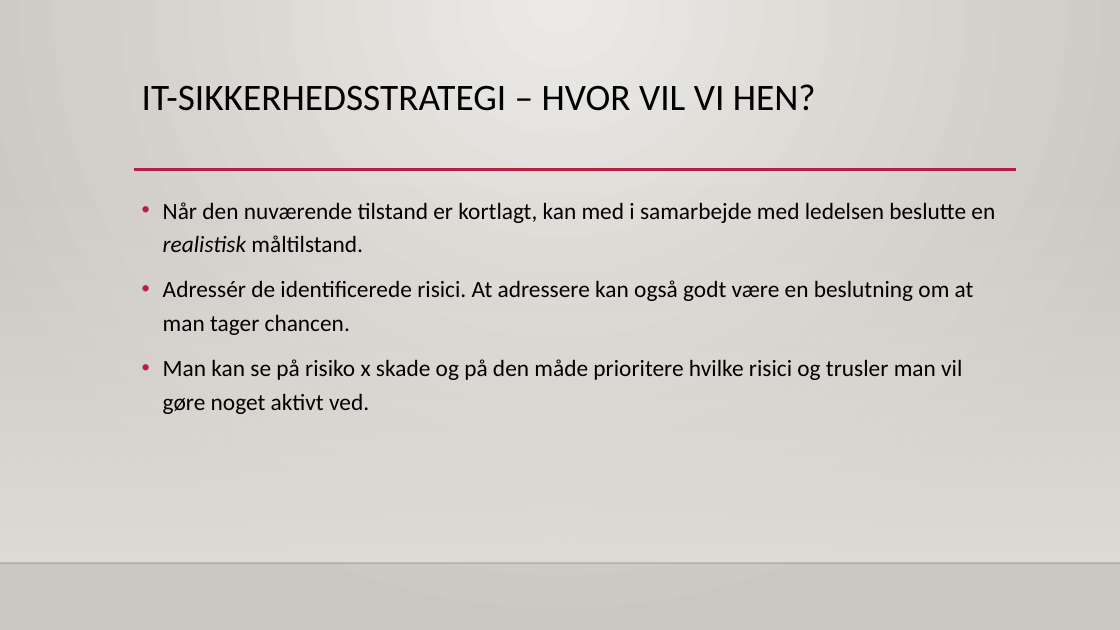
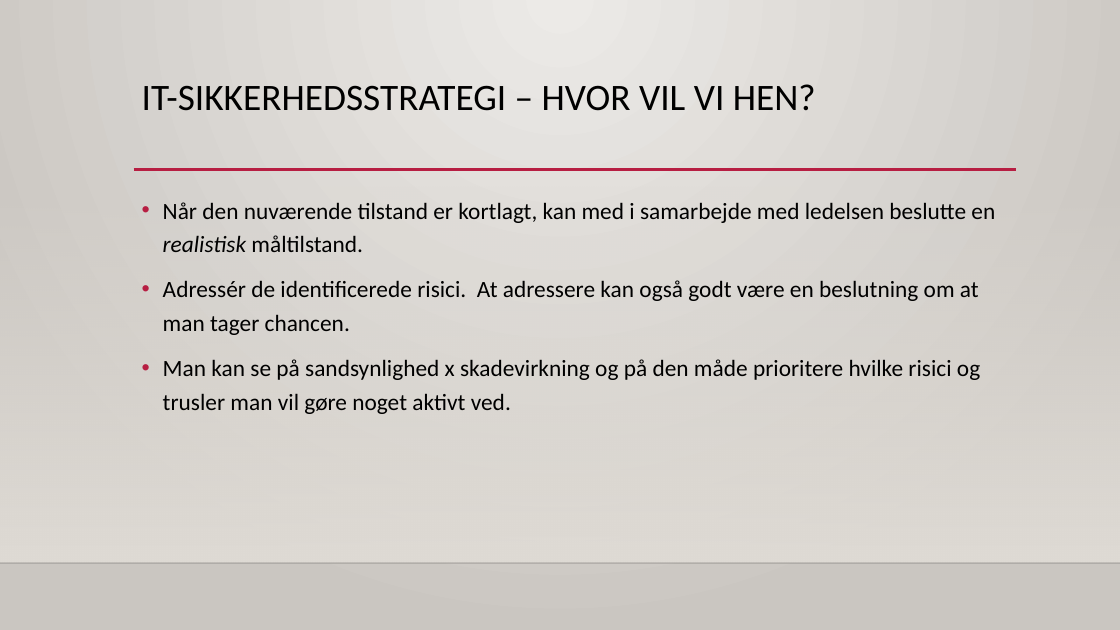
Before and after one commit to philipkaare/presentations, a slide deck: slide 8 of Smartlearning.dk/2018/IT-sikkerhed - webinar 2.pptx. Drawn at 1120x630 pixels with LibreOffice and Linux fonts; fonts in the diff are those of the drawing; background and template pictures are left out. Boxes give left, top, right and bottom in pixels: in the first picture for what was removed or moved away, otherwise in the second. Text is boxed around its words. In the diff, an @@ line names an element or a change of style, - is before the commit and + after.

Commit message:
Updates to presentations.

```diff
--- a/Smartlearning.dk/2018/IT-sikkerhed - webinar 2.pptx
+++ b/Smartlearning.dk/2018/IT-sikkerhed - webinar 2.pptx
@@ text at <box>163,359,980,414</box>: text changed @@
-• Man kan se på risiko x skade og på den måde prioritere hvilke risici og trusler man vil gøre noget aktivt ved.
+• Man kan se på sandsynlighed x skadevirkning og på den måde prioritere hvilke risici og trusler man vil gøre noget aktivt ved.
```
Also in this commit, not shown: 3 other slides changed, 1 slide added, 1 other file.
